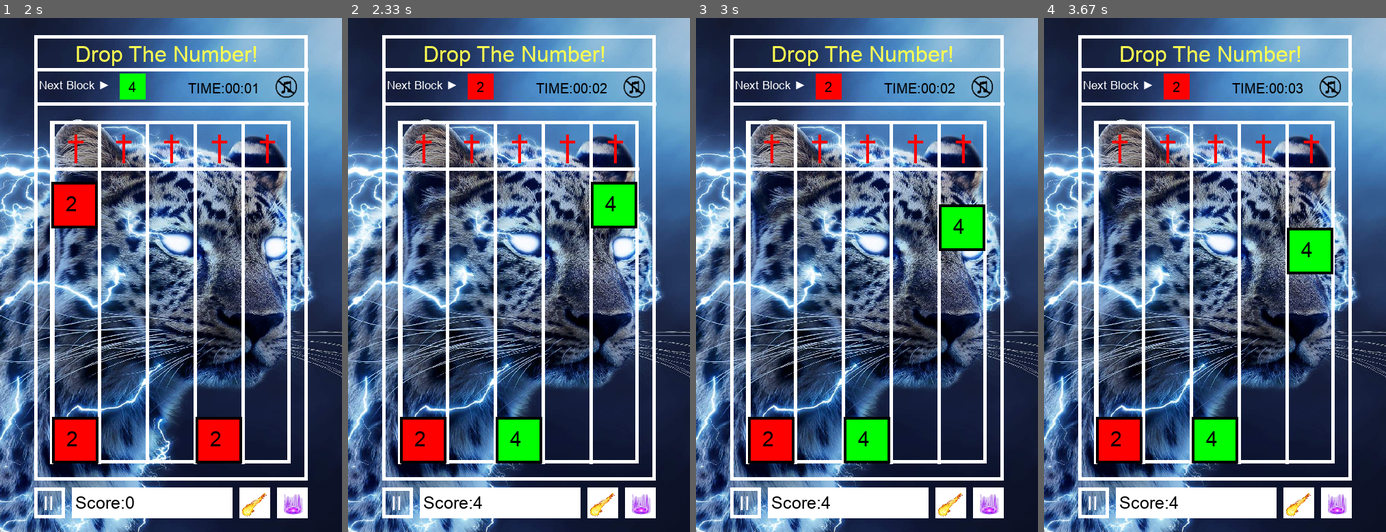
Above: before the commit, frames 1-4 (left to right).
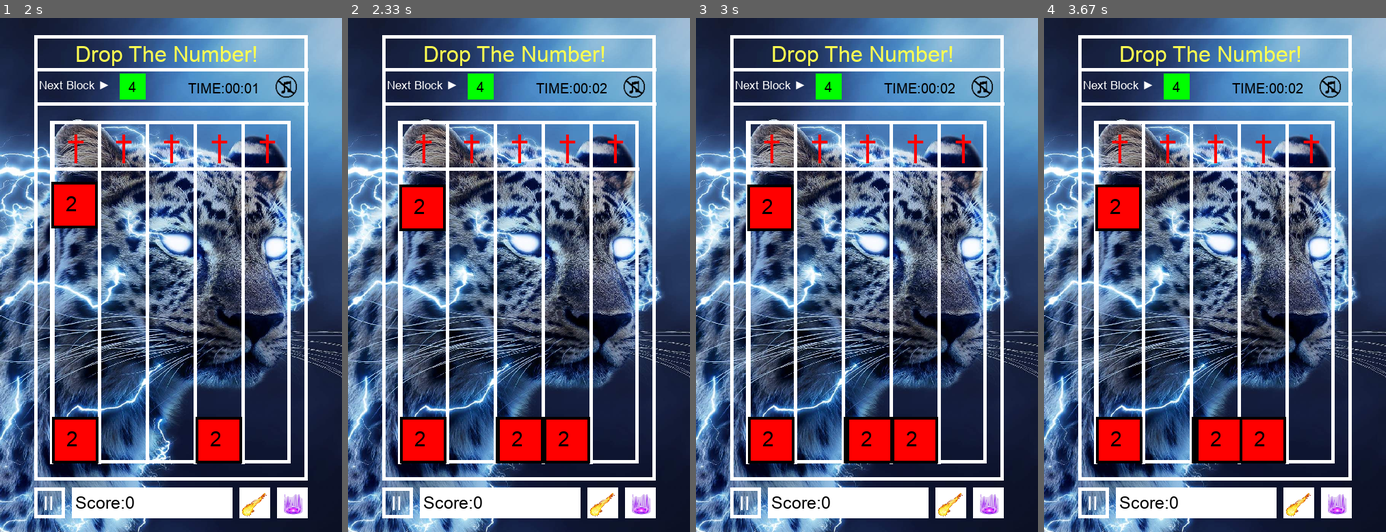
Above: after the commit, the same moments.

Repository: Allen-wa-ng/09170134githw1
Game: pygame game, started from game.py
Same seed, same stepped clock (60 frames per second), same inputs: the game is played once before the commit and once after it.
Inputs (mouse positions are in pixels of both pictures, inside the frame that each line leads up to):
- Up to frame 1 (2 s): click (171, 275) at 0.38 s; click (171, 310) at 0.72 s; click (290, 501) at 1.05 s; click (212, 321) at 1.38 s; click (88, 172) at 1.72 s
- Up to frame 2 (2.33 s): click (501, 408) at 2.05 s
- Up to frame 3 (3 s): no input
- Up to frame 4 (3.67 s): no input

Frame 1 is identical in both runs. In frame 2, 5.1% of the frame differs, in the area x 15-85%, y 10-96%; in frame 3, 5.2%; in frame 4, 5.2%.

Commit message:
add up and down animation

Diff:
--- a/game.py
+++ b/game.py
@@ -64,7 +64,8 @@
 cooldown_time_hor = 0
 # Horizontal superpower cooldown duration
 cool_down_hor = time.time() - cooldown_time_hor
-
+# delay
+delay=0.02
 # Vertical superpower cooldown clicked
 cooldown_clicked_vert = False
 # Vertical superpower cooldown time
@@ -134,7 +135,7 @@
 # Given a line number and merge from top of the line
 def merge(x, y):
     global score
-
+    global delay
     if not x>=0 or not x<=5:
         return
     if not y>=0 or not len(blocks[x])-1>=y:
@@ -228,6 +229,11 @@
         rightLineY = len(blocks[x+1])-1
         if rightLineY>=y:
             if blocks[x][y][0] == blocks[x+1][y][0]:
+                jj=blocks[x][y][1]
+                while jj < blocks[x][y-1][2]:
+                    drawBlock(blocks[x][y-1][0],jj,blocks[x][y-1][2])
+                    pygame.display.update()
+                    jj+=0.05
                 blocks[x][y][0] *= 2
                 score += blocks[x][y][0]
                 dropAboveBlocks(x+1, y)
@@ -239,11 +245,17 @@
     # Check down
     if y>0:
         if blocks[x][y][0] == blocks[x][y-1][0]:
+            jj=blocks[x][y][2]
+            while jj < blocks[x][y-1][2]:
+                drawBlock(blocks[x][y-1][0],blocks[x][y-1][1],jj)
+                pygame.display.update()
+                jj+=0.05
             blocks[x][y-1][0] *= 2
             score += blocks[x][y-1][0]
             dropAboveBlocks(x,y)
             merge(x,y)
             merge(x,y-1)
+
             # something about to check above
             merge(x, len(blocks[x])-1)
             return
@@ -418,7 +430,7 @@
 
 # Main loop
 while True:
-    sleep(0.02)
+    sleep(delay)
     if not gameOver:
         if not pause:
             y_axis += 1
